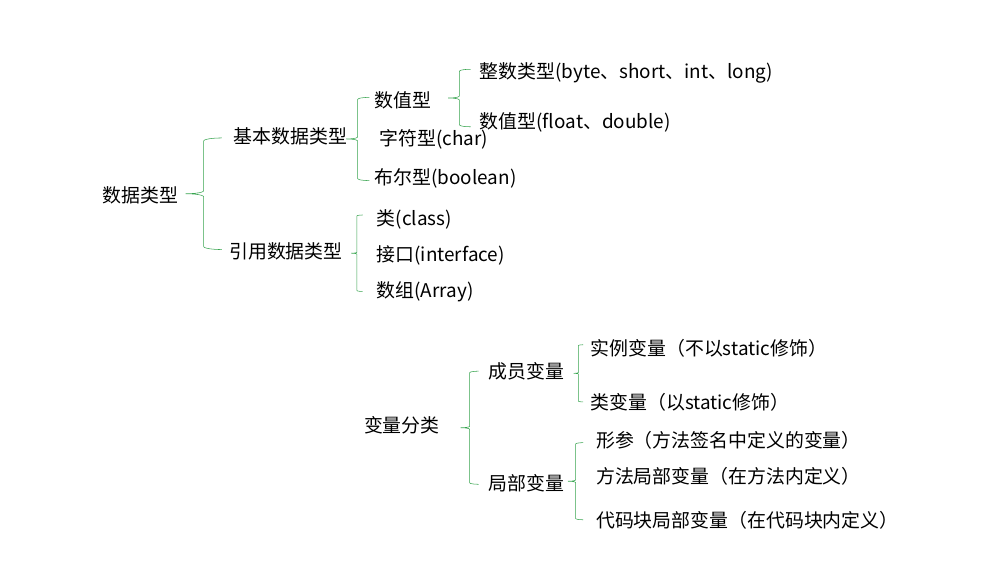
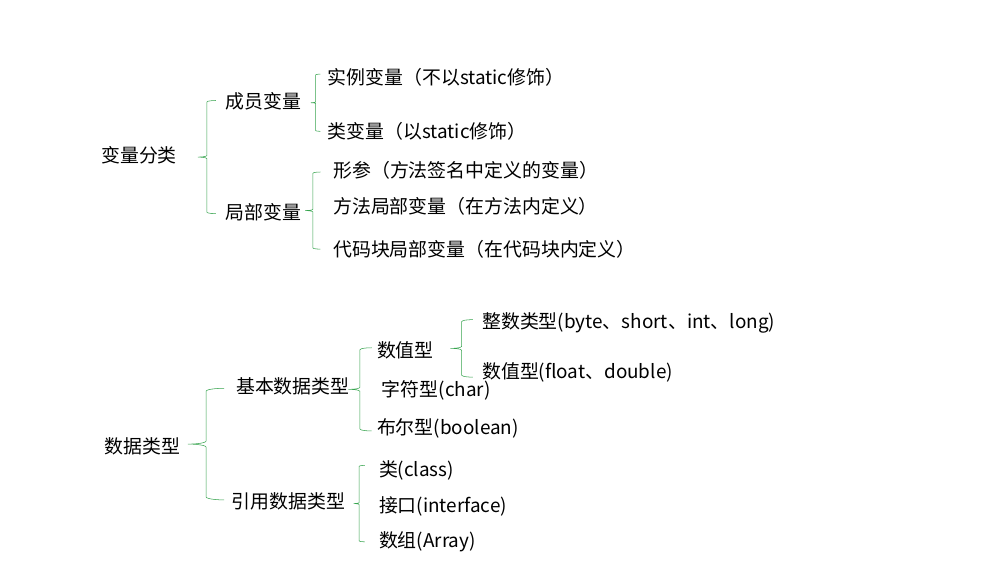
Before and after one commit to linkknown/PPT, a slide deck: slide 18 of 基础PPT/第1章：Java编程基础.pptx (slide 16 before the commit). Drawn at 1008x567 pixels with LibreOffice and Linux fonts; fonts in the diff are those of the drawing; background and template pictures are left out. Boxes give left, top, right and bottom in pixels: in the first picture for what was removed or moved away, otherwise in the second. Text is boxed around its words. In the diff, an @@ line names an element or a change of style, - is before the commit and + after.

```diff
--- a/基础PPT/第1章：Java编程基础.pptx
+++ b/基础PPT/第1章：Java编程基础.pptx
@@ 4 texts, 2 left braces: place and size @@
-4 texts, 2 left braces at <box>364,345,898,529</box>
+4 texts, 2 left braces at <box>101,74,635,258</box>
@@ 4 texts, 1 left brace: place and size @@
-4 texts, 1 left brace at <box>488,339,827,520</box>
+4 texts, 1 left brace at <box>226,68,564,250</box>
@@ 2 left braces, 1 brace pair: place and size @@
-2 left braces, 1 brace pair at <box>91,70,471,212</box>
+2 left braces, 1 brace pair at <box>94,320,473,462</box>
@@ 10 texts, 2 left braces: place and size @@
-10 texts, 2 left braces at <box>186,62,773,302</box>
+10 texts, 2 left braces at <box>188,312,775,552</box>
```
Also in this commit, not shown: 1 slide added.
